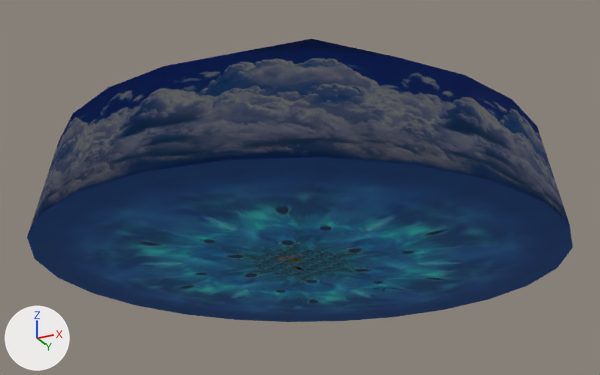
The OBJ model NewSonicThing/res/Models/Levels/SeasideHill/LevelChunks/Chunk3.obj: old version first, new version second.
The view is the same before and after, from a 50 mm lens placed at (65390.0, -124985.0, -45967.0), pointed at (-3436.0, 12667.0, 15976.0). Lighting does not change. The marker at lower left points along +X, +Y and +Z. Where no turn or scale is listed for an object, it has been applied to the vertices. Vertices at the same position are counted once.

The scene before the commit, as lines of its bpy script (objects in view):
```python
ob_chunk3 = bpy.data.objects.new('Chunk3', me_chunk3)
ob_chunk3.location = (0.0, 0.0, 0.0)
```
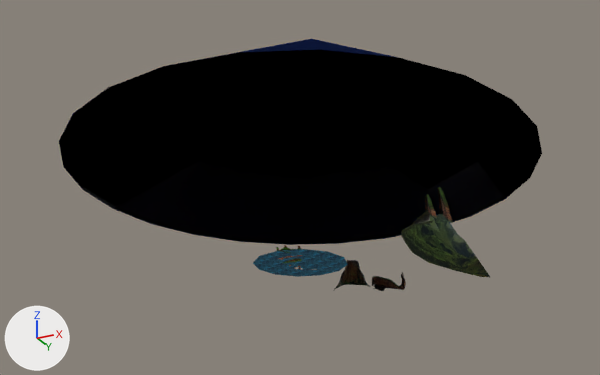
Diff of the bpy script that builds the scene:
```diff
--- a/NewSonicThing/res/Models/Levels/SeasideHill/LevelChunks/Chunk3.obj.py
+++ b/NewSonicThing/res/Models/Levels/SeasideHill/LevelChunks/Chunk3.obj.py
@@ me_chunk3 @@
 # used by ob_chunk3; location = (0.0, 0.0, 0.0)
-me_chunk3.from_pydata(...)  # 5437 vertices, 8413 faces; spans x -53000.0..47000.0, y -38000.0..62000.0, z -254.0..36138.0
+me_chunk3.from_pydata(...)  # 5308 vertices, 8173 faces; spans x -49647.0..43647.0, y -34647.0..58647.0, z -254.0..36138.0
+# me_chunk3 part 1
+# 129 vertices are removed from x -53000.0..47000.0, y -38000.0..62000.0, z 0.0
+# 253 faces are deleted
+# 13 new faces join them, mat_pk1_yas2_png (picture img_pk1_yas2_png)
 me_chunk3.materials.append(mat_k1_sra02_png)
@@ me_chunk3 @@
 me_chunk3.materials.append(mat_k1_sna03_png)
-me_chunk3.materials.append(mat_k1_umi03_png)  # picture img_k1_umi03_png
 me_chunk3.materials.append(mat_k1_sya03_png)
```

Boxes [x1, y1, x2, y2] around the edits, measured in the pictures (600 x 375 px):
'Chunk3', reshaped (12% narrower, 11% shorter): before [27, 39, 573, 322]; after [59, 39, 542, 291]
part 1 of me_chunk3, cut back (blue): before [27, 49, 573, 322]
